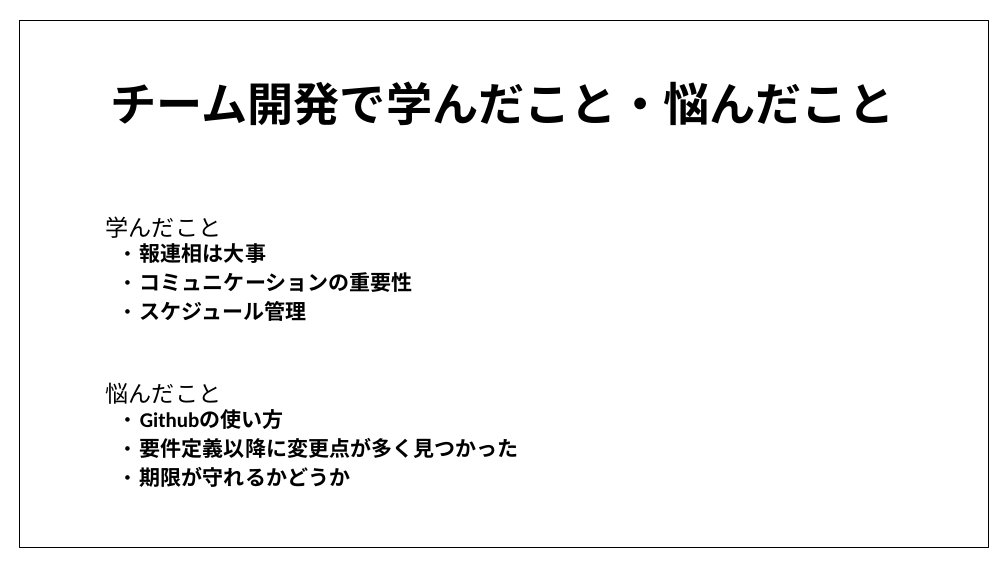
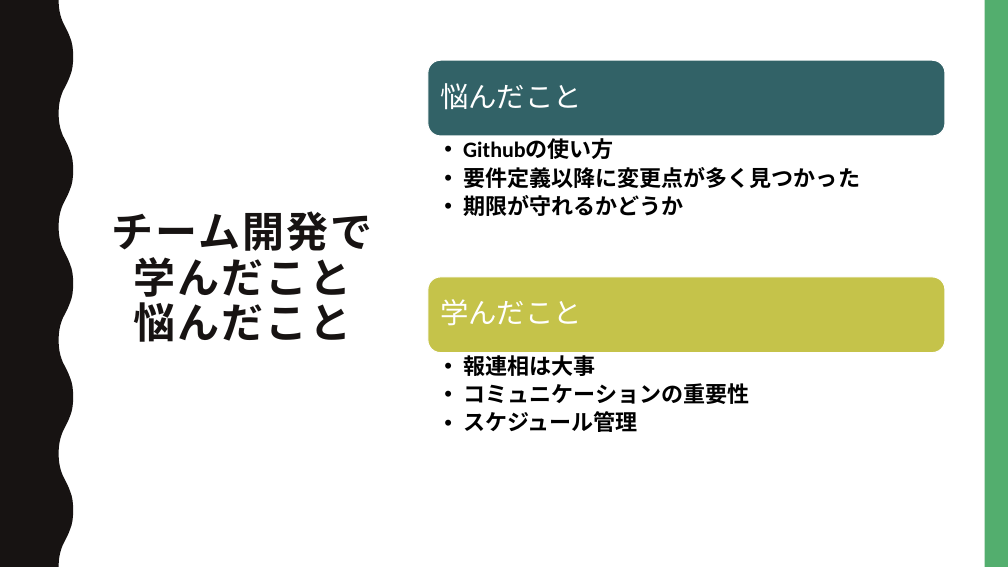
Before and after one commit to dojo2022/E-3, a slide deck: slide 11 of E3_配布資料/研修成果発表E3.pptx (slide 8 before the commit). Drawn at 1008x567 pixels with LibreOffice and Linux fonts; fonts in the diff are those of the drawing. Boxes give left, top, right and bottom in pixels: in the first picture for what was removed or moved away, otherwise in the second. Text is boxed around its words. In the diff, an @@ line names an element or a change of style, - is before the commit and + after.

```diff
--- a/E3_配布資料/研修成果発表E3.pptx
+++ b/E3_配布資料/研修成果発表E3.pptx
@@ freeform shape added at [0,0,73,567], fill #171312 @@
@@ rectangle removed at [19,20,988,547] @@
@@ rectangle added at [985,0,1008,567], fill #53AE6E @@
@@ text removed at [106,216,519,487] @@
-学んだこと
-  • 報連相は大事
-  • コミュニケーションの重要性
-  • スケジュール管理
-悩んだこと
-  • Githubの使い方
-  • 要件定義以降に変更点が多く見つかった
-  • 期限が守れるかどうか
@@ title at [112,211,373,342]: text changed; size 44 to 40 pt; text colour #000000 to #171312 @@
-チーム開発で学んだこと・悩んだこと
+チーム開発で学んだこと
+悩んだこと
@@ group added at [428,60,945,432]: 4 texts, 2 rounded rectangles @@
+悩んだこと
+  • Githubの使い方
+  • 要件定義以降に変更点が多く見つかった
+  • 期限が守れるかどうか
+学んだこと
+  • 報連相は大事
+  • コミュニケーションの重要性
+  • スケジュール管理
```
Also in this commit, not shown: 9 other slides changed, 7 slides added, 1 other file.
